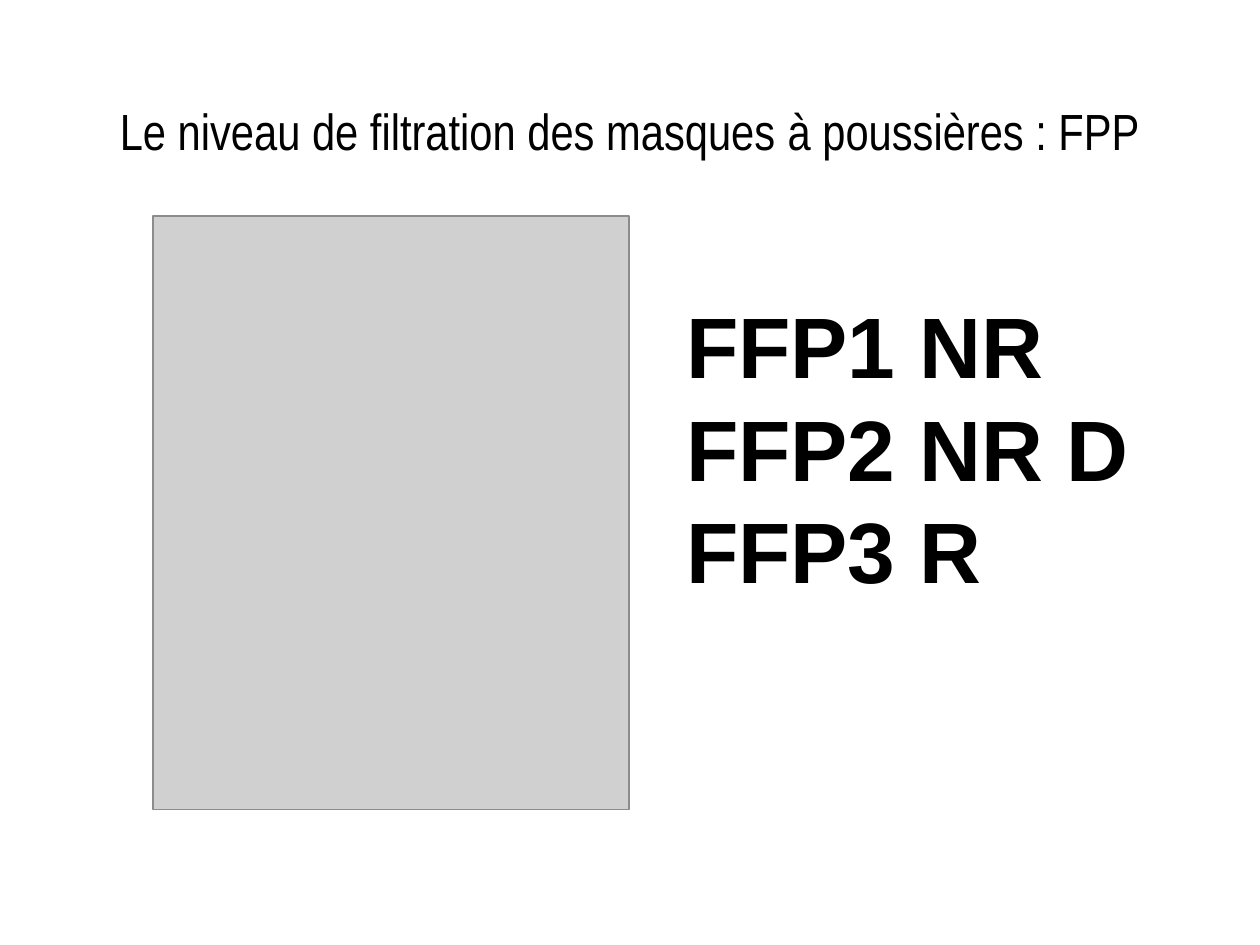
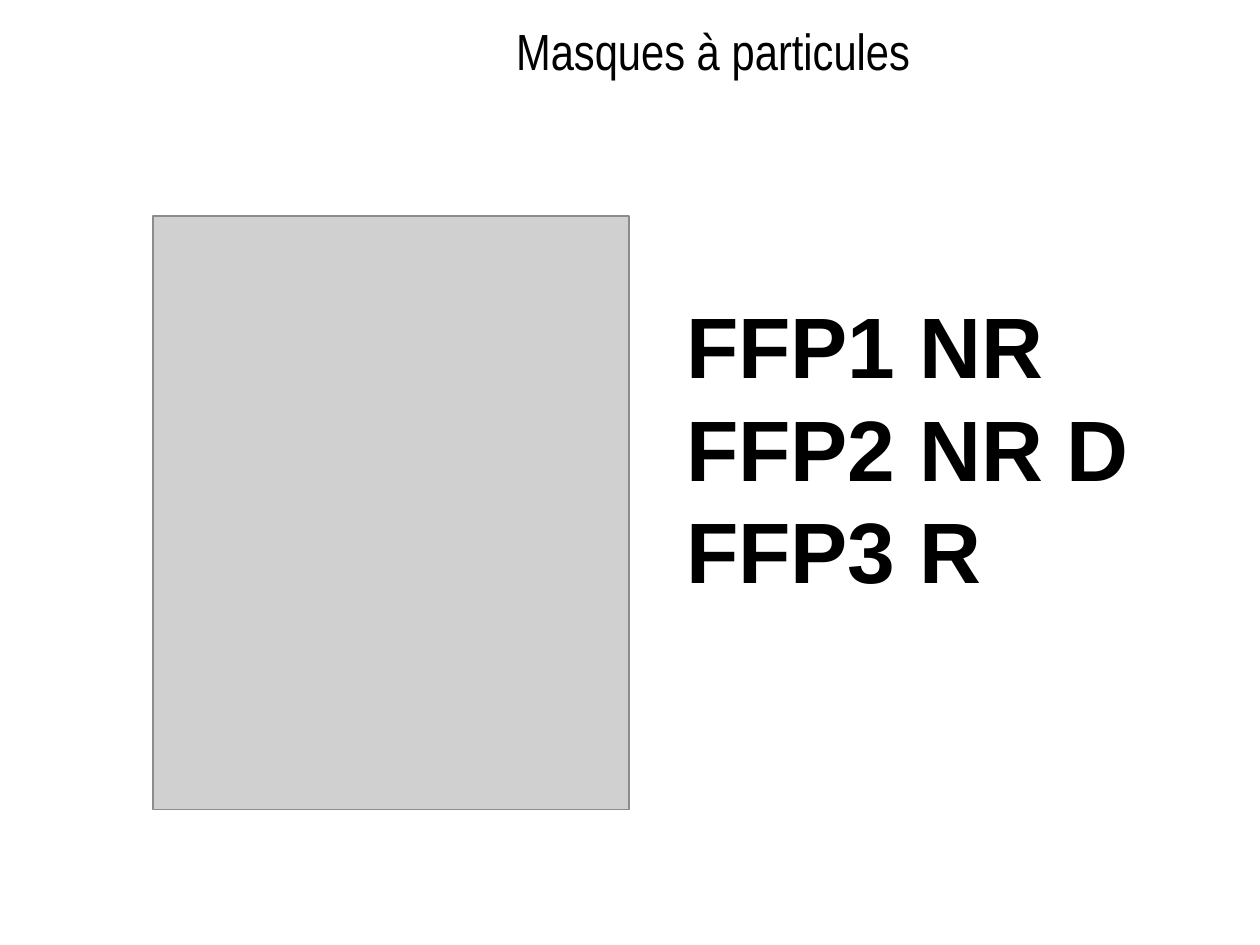
Before and after one commit to Evarisk/bibliotheque-media-risque, a slide deck: slide 1 of causerie/produits-emissions-dechets/les-fondamentaux_masques-poussieres-FFPX/les-fondamentaux_masques-particules-FFPX.odp. Drawn at 1260x945 pixels with LibreOffice and Linux fonts; fonts in the diff are those of the drawing; grey boxes stand for pictures; background and template pictures are left out. Boxes give left, top, right and bottom in pixels: in the first picture for what was removed or moved away, otherwise in the second. Text is boxed around its words. In the diff, an @@ line names an element or a change of style, - is before the commit and + after.

```diff
--- a/causerie/produits-emissions-dechets/les-fondamentaux_masques-poussieres-FFPX/les-fondamentaux_masques-particules-FFPX.odp
+++ b/causerie/produits-emissions-dechets/les-fondamentaux_masques-poussieres-FFPX/les-fondamentaux_masques-particules-FFPX.odp
@@ title at (x1=516, y1=32, x2=910, y2=79): text changed @@
-Le niveau de filtration des masques à poussières : FPP
+Masques à particules
```
Also in this commit, not shown: 5 other slides changed, 1 other file.
